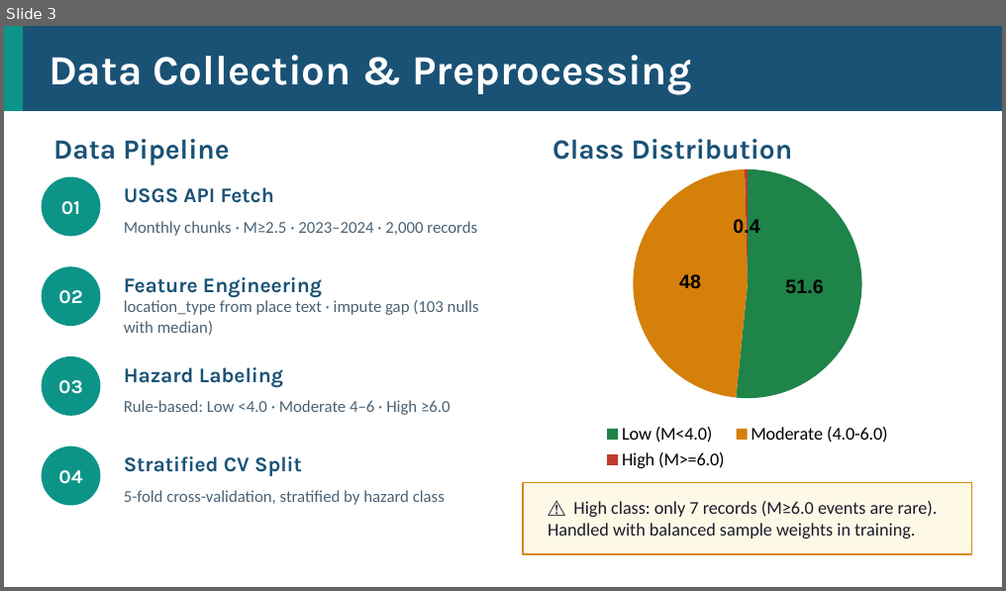
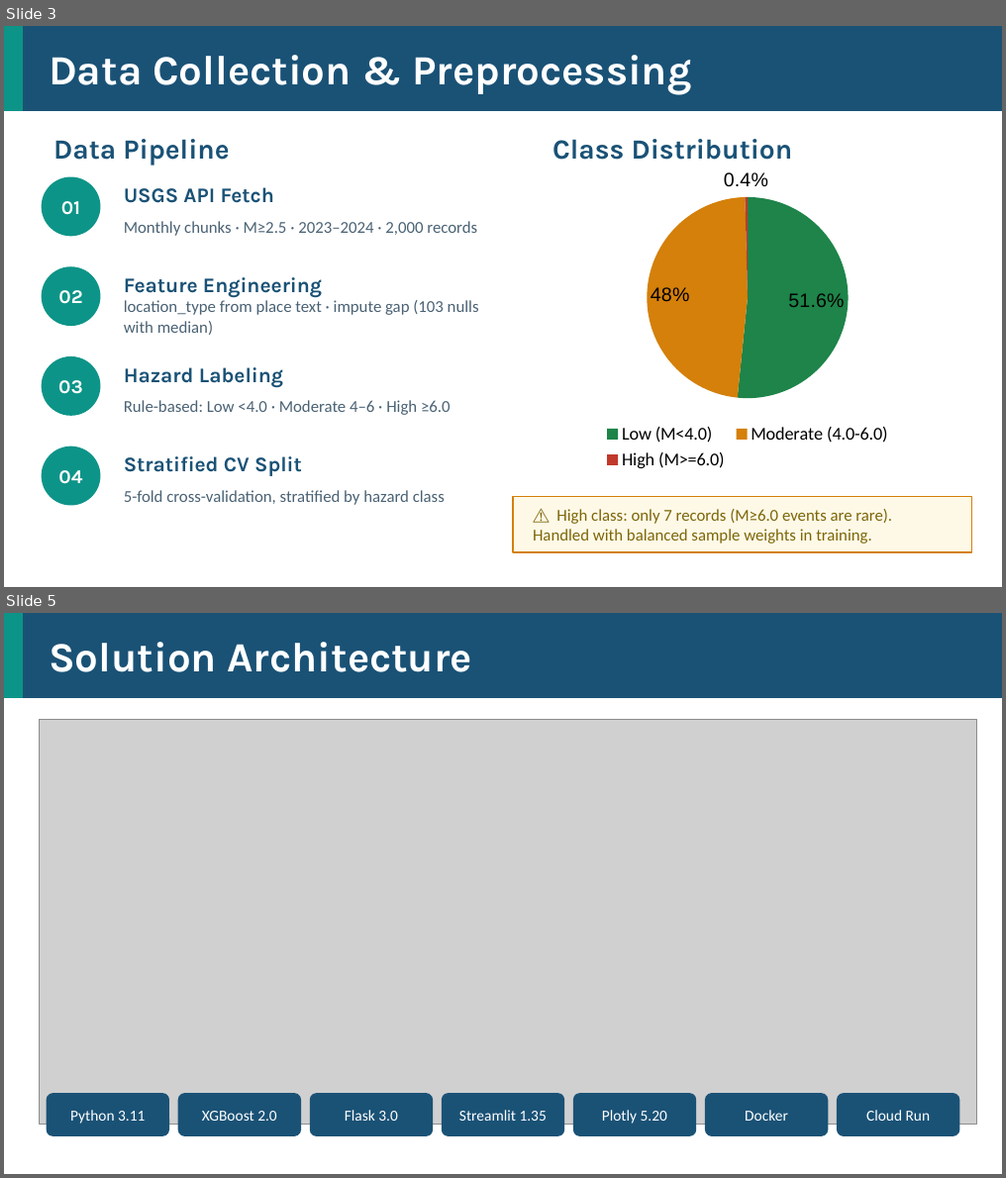
Before and after one commit to tt12049999/EarthSafe, a slide deck: presentation/EarthSafe_Final_Presentation.pptx. Shown one above the other, each under a label of ours: slide 3 before the commit, slides 3 and 5 after it; the slides between them are not shown. The pictures are 1006x591 and 1006x1178 pixels, drawn with LibreOffice and Linux fonts; fonts in the diff are those of the drawing; grey boxes stand for pictures. Boxes give left, top, right and bottom in pixels: in the first picture for what was removed or moved away, otherwise in the second. Text is boxed around its words. In the diff, an @@ line names an element or a change of style, - is before the commit and + after.

```diff
--- a/presentation/EarthSafe_Final_Presentation.pptx
+++ b/presentation/EarthSafe_Final_Presentation.pptx
@@ slide 5 added at [4, 613, 1002, 1174], background #FFFFFF @@
@@ rectangle added at [4, 613, 1002, 698], fill #1A5276, outline #1A5276 1 pt @@
@@ rectangle added at [4, 613, 22, 698], fill #0D9488, outline #0D9488 1 pt @@
@@ text added at [49, 642, 472, 672], 30 pt, text #FFFFFF, bold @@
+Solution Architecture
@@ picture added at [39, 719, 977, 1124] @@
@@ rounded rectangle added at [47, 1094, 168, 1136], fill #1A5276, outline #1A5276 1 pt @@
@@ text added at [70, 1110, 145, 1124], 11 pt, text #FFFFFF @@
+Python 3.11
@@ rounded rectangle added at [178, 1094, 300, 1136], fill #1A5276, outline #1A5276 1 pt @@
@@ text added at [202, 1111, 277, 1121], 11 pt, text #FFFFFF @@
+XGBoost 2.0
@@ rounded rectangle added at [310, 1094, 432, 1136], fill #1A5276, outline #1A5276 1 pt @@
@@ text added at [345, 1110, 398, 1121], 11 pt, text #FFFFFF @@
+Flask 3.0
@@ rounded rectangle added at [443, 1094, 563, 1136], fill #1A5276, outline #1A5276 1 pt @@
@@ text added at [459, 1110, 547, 1121], 11 pt, text #FFFFFF @@
+Streamlit 1.35
@@ rounded rectangle added at [574, 1094, 696, 1136], fill #1A5276, outline #1A5276 1 pt @@
@@ text added at [602, 1110, 667, 1124], 11 pt, text #FFFFFF @@
+Plotly 5.20
@@ rounded rectangle added at [706, 1094, 828, 1136], fill #1A5276, outline #1A5276 1 pt @@
@@ text added at [745, 1110, 788, 1121], 11 pt, text #FFFFFF @@
+Docker
@@ rounded rectangle added at [838, 1094, 959, 1136], fill #1A5276, outline #1A5276 1 pt @@
@@ text added at [866, 1110, 931, 1121], 11 pt, text #FFFFFF @@
+Cloud Run
@@ slide 3 changed as well @@
@@ pie chart at [523, 156, 972, 475] @@
@@ Series 1, Low (M<4.0): 51.6 to 52 @@
@@ Series 1, High (M>=6.0): 0.4 to 0 @@
@@ data labels of Series 1 changed @@
@@ legend changed @@
@@ rectangle: place and size @@
-rectangle at [523, 483, 972, 555]
+rectangle at [513, 497, 972, 553]
@@ rectangle at [513, 497, 972, 553]: outline #D68910 1 pt to #D4800A 1 pt @@
@@ text at [533, 509, 892, 544]: text changed; size 13 to 12 pt; text colour #1A1A2A to #7D6608 @@
-⚠️ High class: only 7 records (M≥6.0 events are rare).
-Handled with balanced sample weights in training.
+⚠️ High class: only 7 records (M≥6.0 events are rare). Handled with balanced sample weights in training.
```
Also in this commit, not shown: 5 other slides changed, 1 slide removed, 3 other files.
